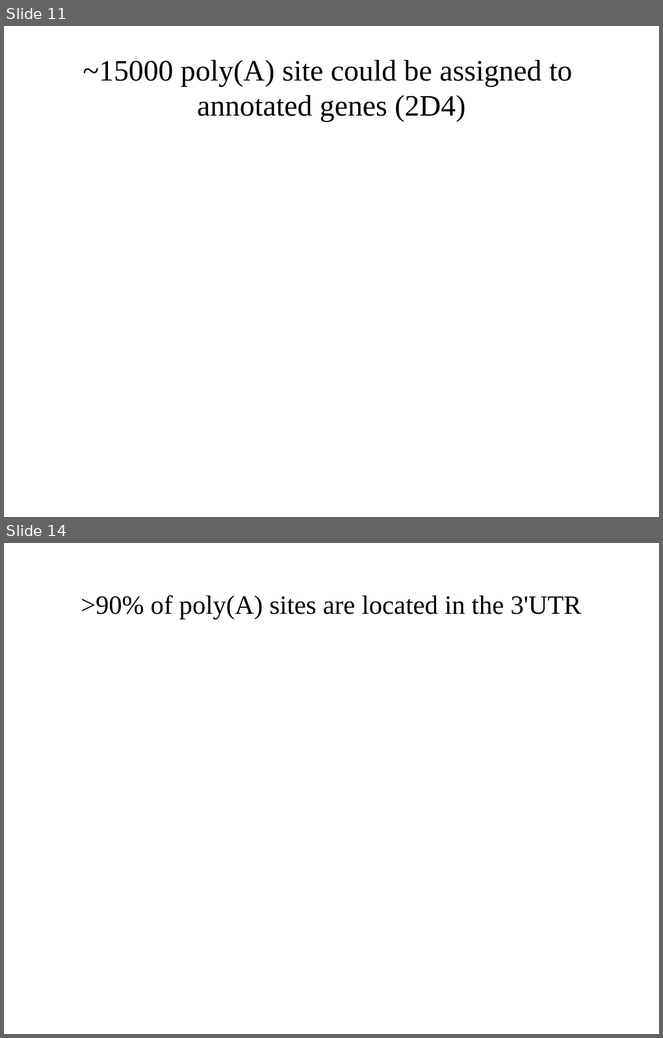
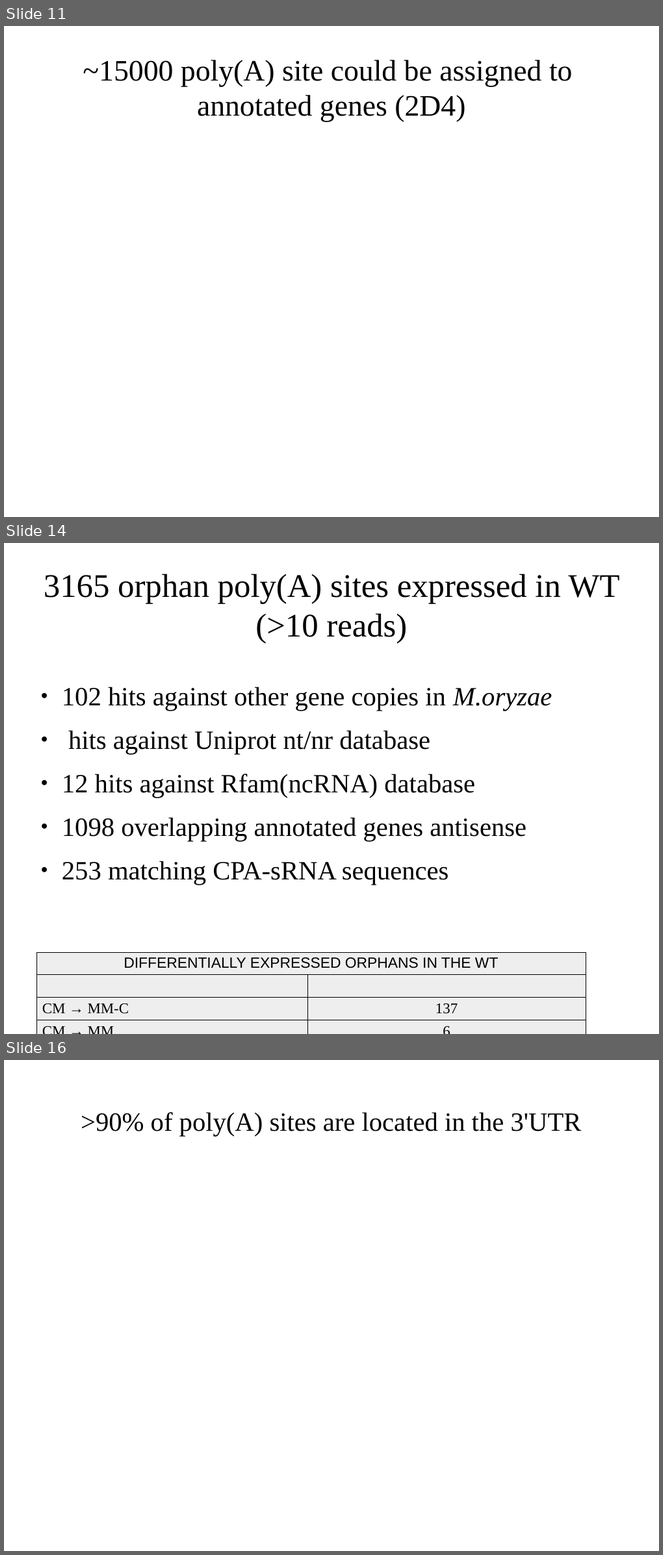
Before and after one commit to wilkinsonlab/m-oryzae-polya, a slide deck: doc/oryzae_presentation.odp. Shown one above the other, each under a label of ours: slides 11 and 14 before the commit, slides 11, 14 and 16 after it; the slides between them are not shown. The pictures are 663x1038 and 663x1555 pixels, drawn with LibreOffice and Linux fonts; fonts in the diff are those of the drawing. Boxes give left, top, right and bottom in pixels: in the first picture for what was removed or moved away, otherwise in the second. Text is boxed around its words. In the diff, an @@ line names an element or a change of style, - is before the commit and + after.

Commit message:
antisense

```diff
--- a/doc/oryzae_presentation.odp
+++ b/doc/oryzae_presentation.odp
@@ slide 14 added at bbox=[4, 543, 659, 1034], background #FFFFFF @@
@@ title added at bbox=[44, 574, 620, 643], 40 pt, text #000000 @@
+3165 orphan poly(A) sites expressed in WT (>10 reads)
@@ text added at bbox=[62, 687, 552, 885], 32 pt, text #000000 @@
+● 102 hits against other gene copies in M.oryzae
+● hits against Uniprot nt/nr database
+● 12 hits against Rfam(ncRNA) database
+● 1098 overlapping annotated genes antisense
+● 253 matching CPA-sRNA sequences
@@ table added at bbox=[36, 953, 586, 1034], 8 rows, 2 columns @@
+DIFFERENTIALLY EXPRESSED ORPHANS IN THE WT | 
+ | 
+CM → MM-C | 137
+CM → MM | 6
+CM → MM-N | 24
+MM → MM-C | 91
+MM → MM-N | 0
+MM-N → MM-C | 55
@@ what was slide 14 is now slide 16 @@
```
Also in this commit, not shown: 14 slides changed, 1 other slide added, 4 other files.
